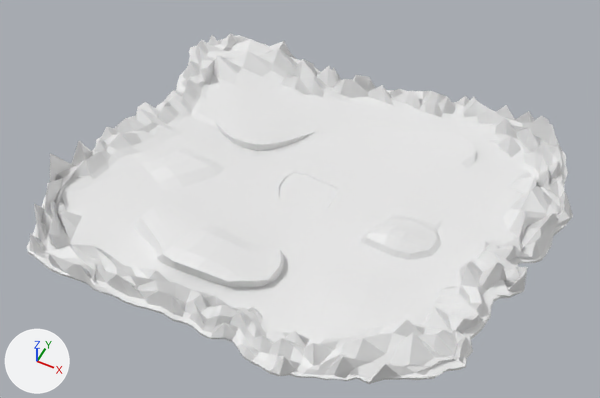
The FBX model Assets/assets/escenario.FBX: old version first, new version second.
The view is the same before and after, from a 50 mm camera at (10.1, -25.0, 30.5) aimed at (-1.8, -1.2, 0.8). The lights are fixed; the arrows at lower left show +X, +Y and +Z.

Script lines for the objects in view, before the commit:
```python
me_mesh = bpy.data.meshes.new('Mesh')
me_mesh.from_pydata(...)  # 3538 vertices, 3557 faces; spans x -107.0..106.0, y -90.0..87.0, z -9.0..52.0
ob_escenario = bpy.data.objects.new('escenario', me_mesh)
ob_escenario.location = (-1.59, -0.05, -0.01)
ob_escenario.scale = (0.111, 0.107, 0.0382)
```
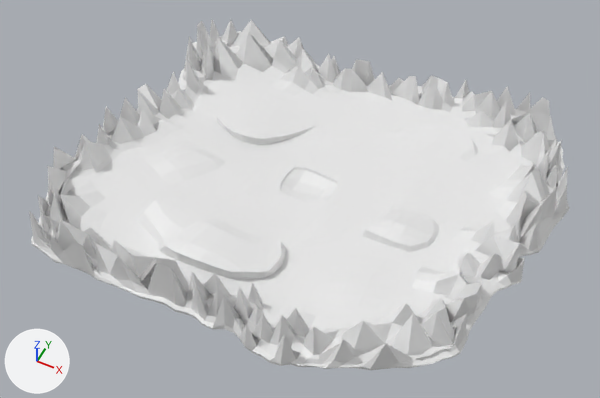
Edits to the bpy script that builds the scene:
```text
Change me_mesh:
    used by ob_escenario; location = (-1.59, -0.05, -0.01); scale = (0.111, 0.107, 0.0382)
    remove me_mesh.from_pydata(...)  # 3538 vertices, 3557 faces; spans x -107.0..106.0, y -90.0..87.0, z -9.0..52.0
    add me_mesh.from_pydata(...)  # 3538 vertices, 3557 faces; spans x -107.0..106.0, y -90.0..87.0, z -7.0..75.0
    me_mesh part 1: 1555 vertices moved from x -102.0..103.0, y -89.0..85.0, z -9.0..51.0 to x -102.0..102.0, y -89.0..85.0, z -7.0..75.0; 12 vertices removed from x -47.0..89.0, y -66.0..-17.0, z -2.0..10.0; 12 vertices added at x -41.0..87.0, y -63.0..-18.0, z -2.0..12.0
Change ob_escenario:
    ob_escenario.location: (-1.59, -0.05, -0.01) -> (-1.59, -0.05, 0.48)
    ob_escenario.scale: (0.111, 0.107, 0.0382) -> (0.109, 0.105, 0.0382)
```

Boxes [x1, y1, x2, y2] around the edits, measured in the pictures (600 x 398 px; the box of a moved part takes in the faces that stretch with it):
'escenario', reshaped, moved, rescaled: before [27, 33, 573, 384]; after [29, 20, 569, 370]
part 1 of me_mesh, moved or reshaped: before [27, 33, 570, 384]; after [31, 20, 568, 370]
